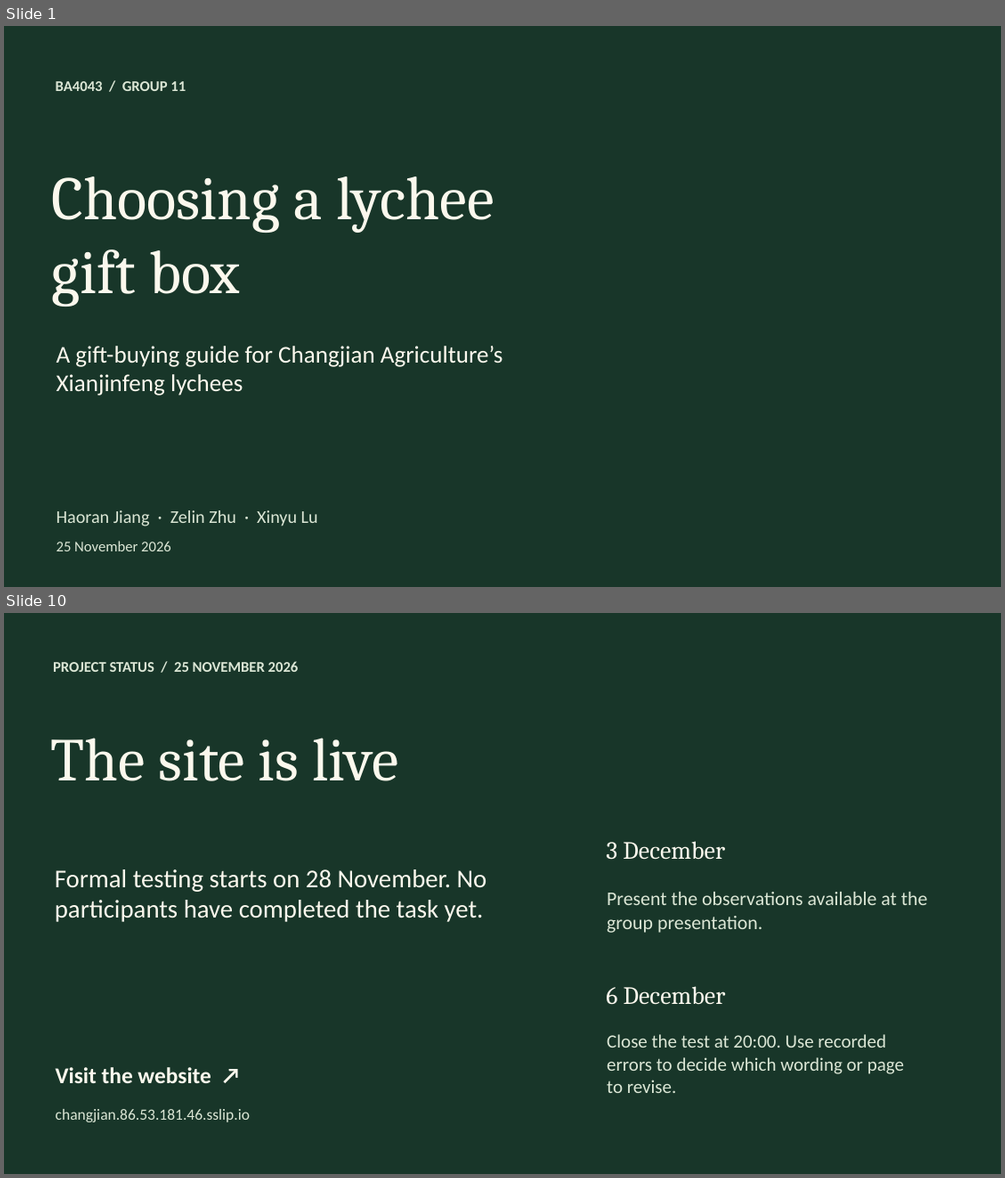
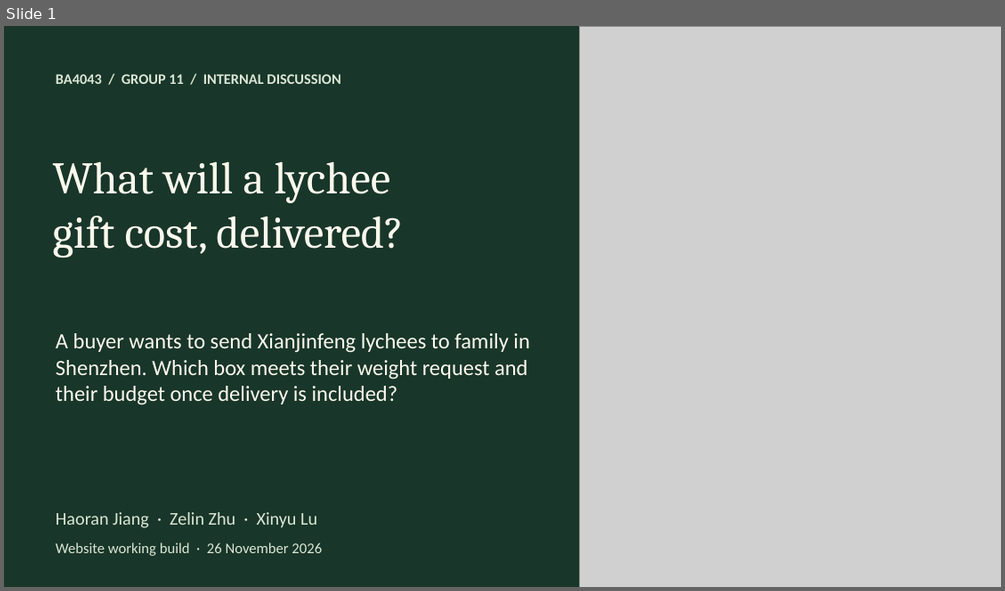
Before and after one commit to jiang4wqy/ba4043-changjian-lychee, a slide deck: 课堂展示.pptx. Shown one above the other, each under a label of ours: slides 1 and 10 before the commit, slide 1 after it; the slides between them are not shown. The pictures are 1005x1178 and 1005x591 pixels, drawn with LibreOffice and Linux fonts; fonts in the diff are those of the drawing; grey boxes stand for pictures; background and template pictures are left out. Boxes give left, top, right and bottom in pixels: in the first picture for what was removed or moved away, otherwise in the second. Text is boxed around its words. In the diff, an @@ line names an element or a change of style, - is before the commit and + after.

Commit message:
Sync delivered-price gift recommendations across the website and discussion slides

```diff
--- a/课堂展示.pptx
+++ b/课堂展示.pptx
@@ slide 10 removed at bbox=[4, 613, 1001, 1174], background #183629 @@
@@ text removed at bbox=[53, 661, 299, 672] @@
-PROJECT STATUS / 25 NOVEMBER 2026
@@ text removed at bbox=[51, 738, 399, 781] @@
-The site is live
@@ text removed at bbox=[606, 841, 725, 860] @@
-3 December
@@ text removed at bbox=[55, 869, 487, 922] @@
-Formal testing starts on 28 November. No participants have completed the task yet.
@@ text removed at bbox=[607, 892, 928, 933] @@
-Present the observations available at the group presentation.
@@ text removed at bbox=[606, 986, 726, 1004] @@
-6 December
@@ text removed at bbox=[607, 1034, 904, 1093] @@
-Close the test at 20:00. Use recorded errors to decide which wording or page to revise.
@@ text removed at bbox=[56, 1067, 210, 1083] @@
-Visit the website ↗
@@ text removed at bbox=[56, 1109, 250, 1122] @@
-changjian.86.53.181.46.sslip.io
@@ slide 1 changed as well @@
@@ picture added at bbox=[580, 26, 1001, 587] @@
@@ text at bbox=[56, 74, 340, 84]: text changed; size 14.2 to 14 pt @@
-BA4043 / GROUP 11
+BA4043 / GROUP 11 / INTERNAL DISCUSSION
@@ text at bbox=[53, 161, 403, 257]: text changed; size 59.2 to 43.5 pt @@
-Choosing a lychee
-gift box
+What will a lychee
+gift cost, delivered?
@@ vertical alignment middle to top in 5 elements at bbox=[56, 512, 317, 528], bbox=[56, 74, 340, 84], bbox=[53, 161, 403, 257], bbox=[56, 542, 322, 556], bbox=[56, 333, 530, 405] @@
@@ text at bbox=[56, 333, 530, 405]: text changed; size 23.2 to 21 pt @@
-A gift-buying guide for Changjian Agriculture’s Xianjinfeng lychees
+A buyer wants to send Xianjinfeng lychees to family in Shenzhen. Which box meets their weight request and their budget once delivery is included?
@@ text at bbox=[56, 542, 322, 556]: text changed @@
-25 November 2026
+Website working build · 26 November 2026
```
Also in this commit, not shown: 4 other slides changed, 7 slides added, 4 other slides removed, 15 other files.
